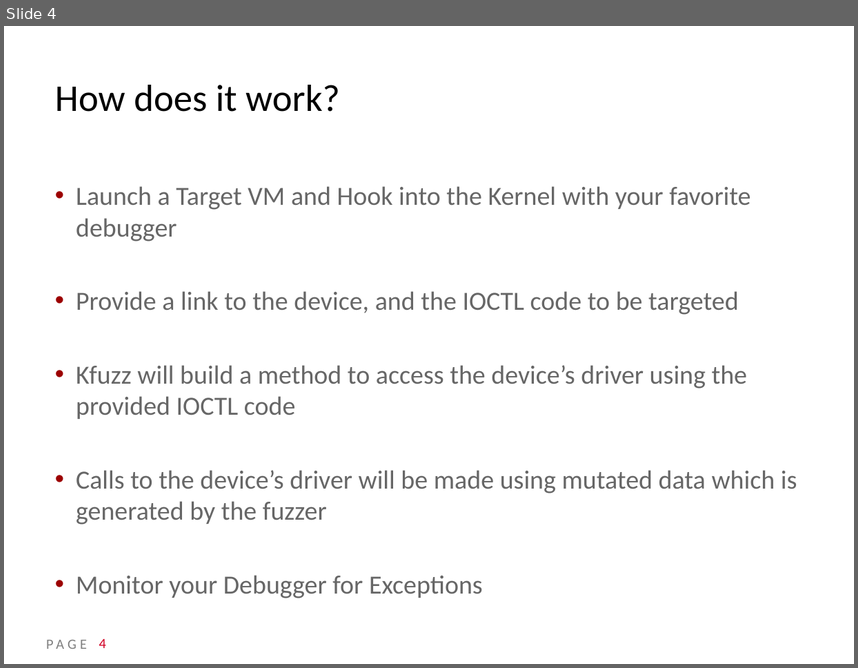
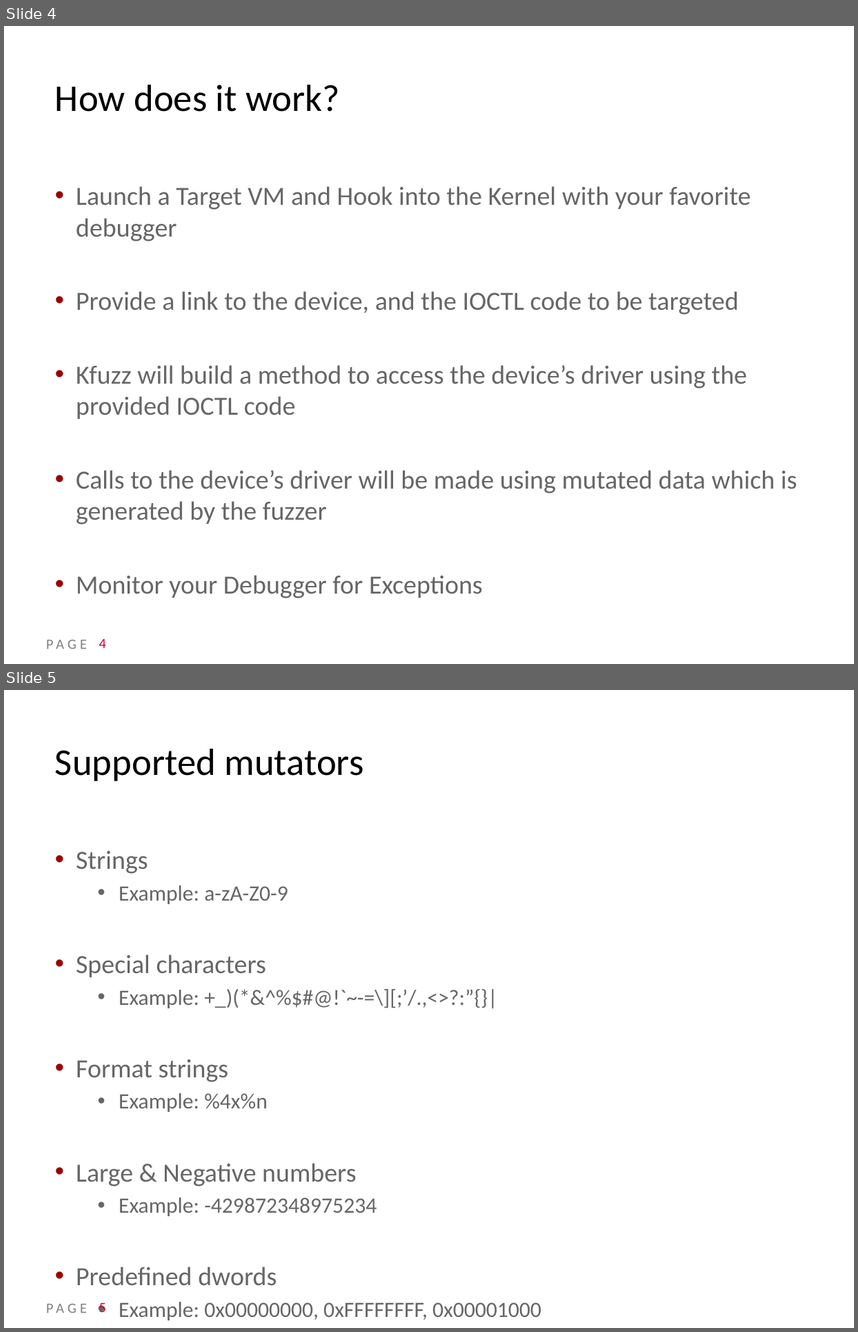
Before and after one commit to xshield360/Kfuzz, a slide deck: CORE-2013-kFuzz.pptx. Shown one above the other, each under a label of ours: slide 4 before the commit, slides 4 and 5 after it. The pictures are 858x668 and 858x1332 pixels, drawn with LibreOffice and Linux fonts; fonts in the diff are those of the drawing; background and template pictures are left out. Boxes give left, top, right and bottom in pixels: in the first picture for what was removed or moved away, otherwise in the second. Text is boxed around its words. In the diff, an @@ line names an element or a change of style, - is before the commit and + after.

```diff
--- a/CORE-2013-kFuzz.pptx
+++ b/CORE-2013-kFuzz.pptx
@@ slide 5 added at (4, 690, 854, 1328), background picture (left out); not listed: 1 template element that a slide beside it also shows @@
@@ title added at (55, 749, 363, 781), 32 pt, text #000000 @@
+Supported mutators
@@ text added at (76, 851, 542, 1320), 18.5 pt, text #666666 @@
+• Strings
+  • Example: a-zA-Z0-9
+• Special characters
+  • Example: +_)(*&^%$#@!`~-=\][;’/.,<>?:”{}|
+• Format strings
+  • Example: %4x%n
+• Large & Negative numbers
+  • Example: -429872348975234
+• Predefined dwords
+  • Example: 0x00000000, 0xFFFFFFFF, 0x00001000
@@ page number added at (99, 1303, 106, 1312), 12 pt, text #D20025 @@
+5
```
Also in this commit, not shown: 2 slides changed, 3 other slides added.
